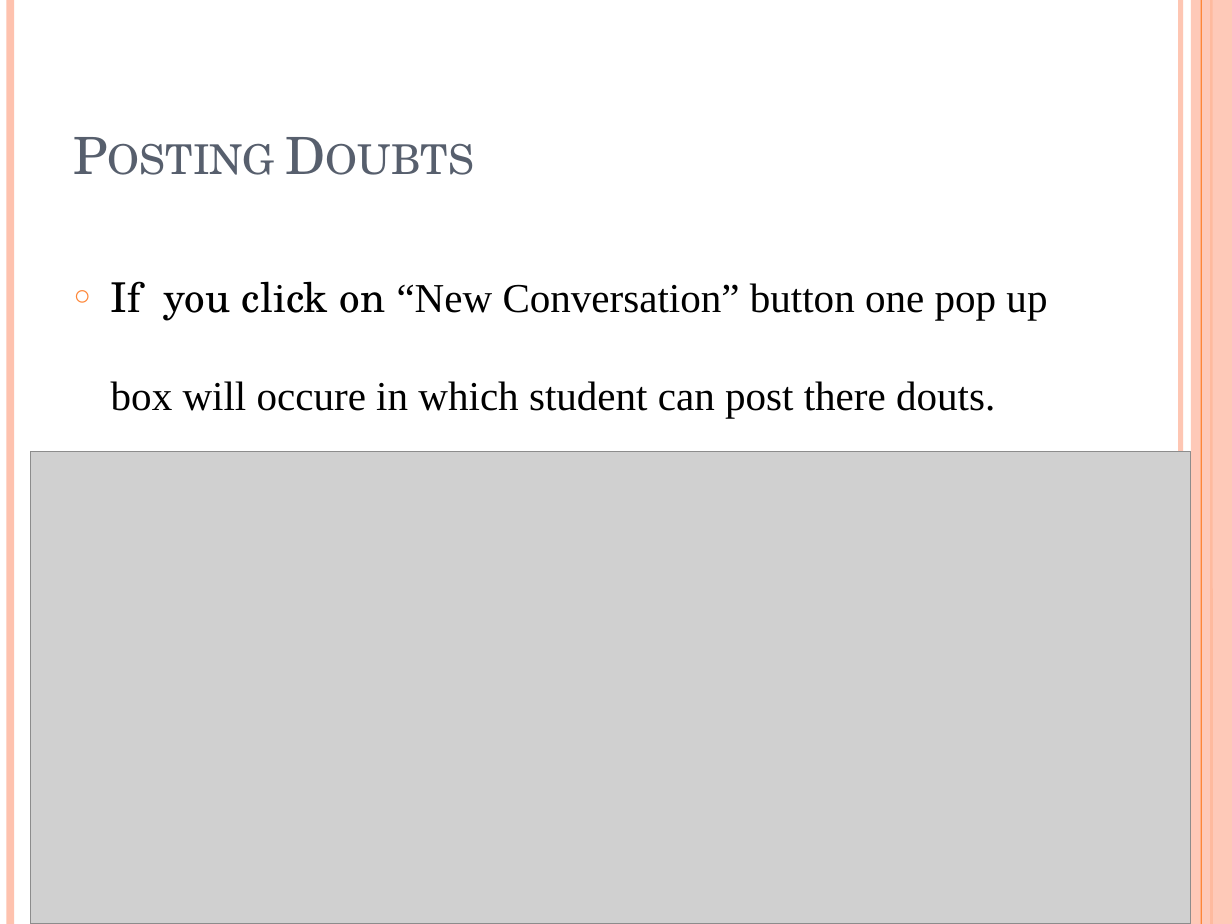
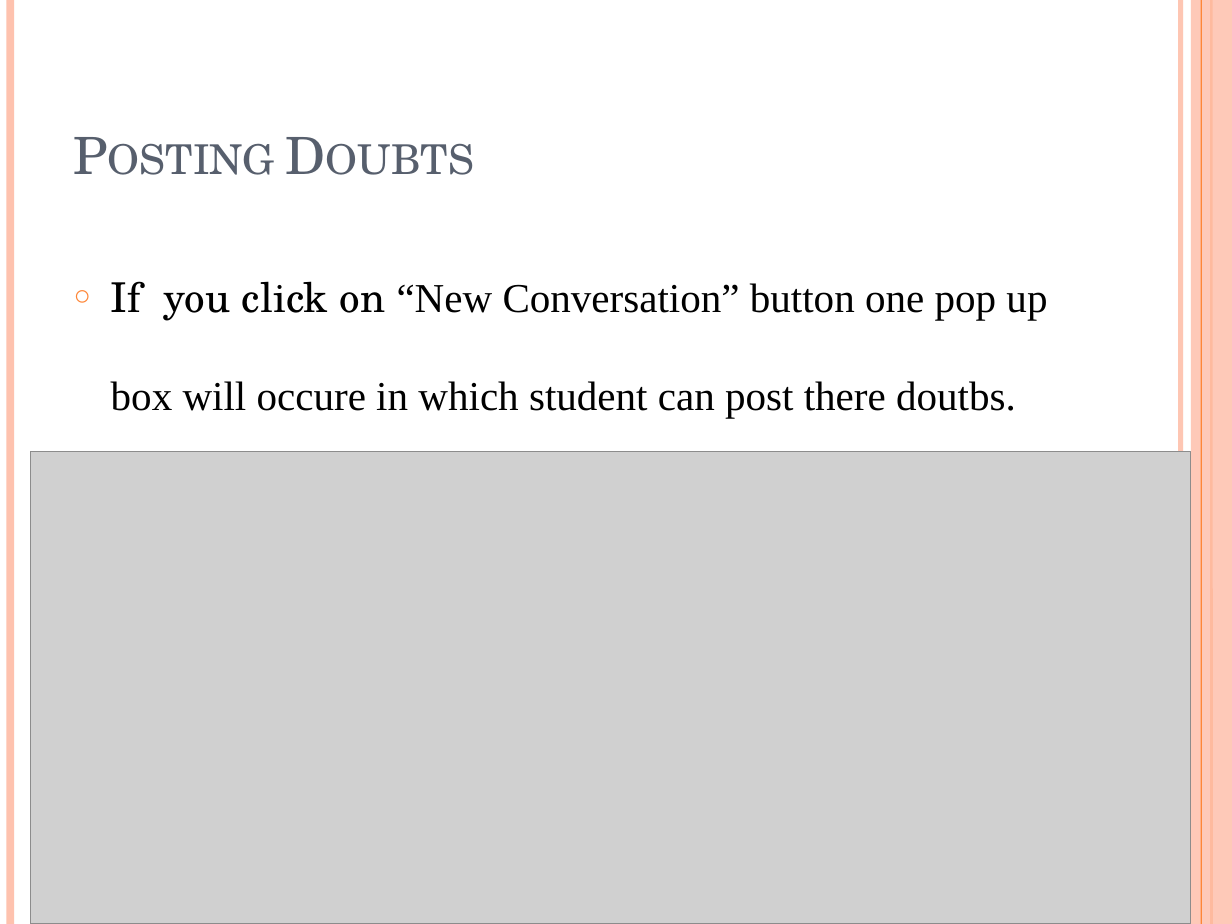
Before and after one commit to svnit-surat/Code-Innovation-Series-SVNIT, a slide deck: slide 6 of Mind Install/Mind Install.pptx. Drawn at 1232x924 pixels with LibreOffice and Linux fonts; fonts in the diff are those of the drawing; grey boxes stand for pictures. Boxes give left, top, right and bottom in pixels: in the first picture for what was removed or moved away, otherwise in the second. Text is boxed around its words. In the diff, an @@ line names an element or a change of style, - is before the commit and + after.

```diff
--- a/Mind Install/Mind Install.pptx
+++ b/Mind Install/Mind Install.pptx
@@ text at bbox=[111, 281, 1047, 418]: text changed @@
-○ If you click on “New Conversation” button one pop up box will occure in which student can post there douts.
+○ If you click on “New Conversation” button one pop up box will occure in which student can post there doutbs.
```
Also in this commit, not shown: 1 other slide changed, 4 other files.
